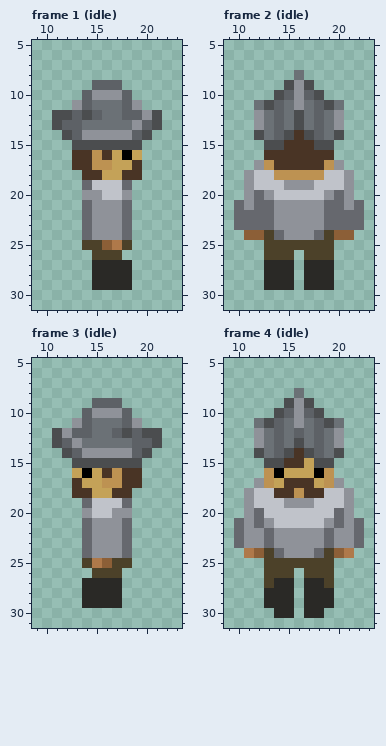
Pixel-art file: assets/character.aseprite. This is how it looked before the edit.
32x32 pixels, 20 frames. Colours within 5 levels of each other are drawn and written as one. Shown: frame 1 (idle): x 9..23, y 5..31; frame 2 (idle): x 9..23, y 5..31; frame 3 (idle): x 9..23, y 5..31; frame 4 (idle): x 9..23, y 5..31. The commit also changed other frames, which this record leaves out.
The same view after the edit:
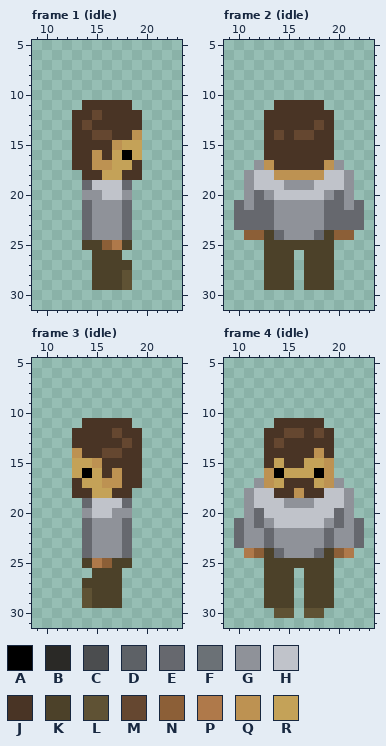
Palette (. is transparent): A #000000  B #2a2926  C #4b4d4f  D #5d6166  E #66686e  F #6b7176  G #8f9299  H #c0c3ca  J #493425  K #4c4129  L #5f5234  M #654730  N #8c5f37  P #af794a  Q #bd9252  R #c4a258
The exact change:
layer "Shoes" now hidden
layer "Hat" now hidden
--- frame 1 (idle)
@@ x 9..23 @@
  8 ...............
- 9 ......DDD......
-10 .....DGGGD.....
-11 ....GDFFFDG....
-12 ..CCDCDFFDDGC..
-13 ..CDDFFFFFGDC..
-14 ...CDGGGGGDC...
-15 ....CCCCCCC....
+ 9 ...............
+10 ...............
+11 .....JJJJJ.....
+12 ....JJMJJJJ....
+13 ....JMJJJJJ....
+14 ....JJMMJJQ....
+15 ....JJJJQRR....
 16 ....JJQJRAR....
@@ x 13..20 @@
 26 ..KKK...
-27 ..BBBB..
-28 ..BBBB..
-29 ..BBBB..
+27 ..KKKK..
+28 ..KKKL..
+29 ..KKKL..
 30 ........
--- frame 2 (idle)
@@ x 9..23 @@
  7 ...............
- 8 .......F.......
- 9 ......CGC......
-10 .....CDGDC.....
-11 ...FCDFGFDCF...
-12 ...GFDFCFDFG...
-13 ...GFDFCFDFG...
-14 ...CFDCJCDFC...
-15 ....CCJJJCC....
+ 8 ...............
+ 9 ...............
+10 ...............
+11 .....JJJJJ.....
+12 ....JJJJJJJ....
+13 ....JJJJJMJ....
+14 ....JMJMMJJ....
+15 ....JJJJJJJ....
 16 ....JJJJJJJ....
@@ x 9..23 @@
 26 ....KKK.KKK....
-27 ....BBB.BBB....
-28 ....BBB.BBB....
-29 ....BBB.BBB....
+27 ....KKK.KKK....
+28 ....KKK.KKK....
+29 ....KKK.KKK....
 30 ...............
--- frame 3 (idle)
@@ x 9..23 @@
  8 ...............
- 9 ......DDD......
-10 .....DGGGD.....
-11 ....GDFFFDG....
-12 ..CGDDFFDCDCC..
-13 ..CDGFFFFFDDC..
-14 ...CDGGGGGDC...
-15 ....CCCCCCC....
+ 9 ...............
+10 ...............
+11 .....JJJJJ.....
+12 ....JJJJMJJ....
+13 ....JJJJJMJ....
+14 ....QJJMMJJ....
+15 ....RRQJJJJ....
 16 ....RARJQJJ....
@@ x 12..19 @@
 26 ...KKK..
-27 ..BBBB..
-28 ..BBBB..
-29 ..BBBB..
+27 ..KKKK..
+28 ..LKKK..
+29 ..LKKK..
 30 ........
--- frame 4 (idle)
@@ x 9..23 @@
  7 ...............
- 8 .......F.......
- 9 ......CGC......
-10 .....CDGDC.....
-11 ...FCDFGFDCF...
-12 ...GFDFDFDFG...
-13 ...GFDFCFDFG...
-14 ...CFDCJCDFC...
-15 ....CCJJRCC....
+ 8 ...............
+ 9 ...............
+10 ...............
+11 .....JJJJJ.....
+12 ....JJMMJMJ....
+13 ....JMJJJJJ....
+14 ....JJJJJQJ....
+15 ....JRJJRRQ....
 16 ....QARRRAQ....
@@ x 9..23 @@
 26 ....KKK.KKK....
-27 ....KBB.BBK....
-28 ....BBB.BBB....
-29 ....BBB.BBB....
-30 .....BB.BB.....
+27 ....KKK.KKK....
+28 ....KKK.KKK....
+29 ....KKK.KKK....
+30 .....LL.LL.....
 31 ...............
Boxes around the changes in both pictures, in picture pixels (x1, y1, x2, y2):
changed: (52, 80, 162, 150)
changed: (92, 260, 132, 290)
changed: (254, 70, 344, 150)
changed: (264, 260, 334, 290)
changed: (52, 398, 162, 468)
changed: (82, 578, 122, 608)
changed: (254, 388, 344, 468)
changed: (264, 578, 334, 618)
